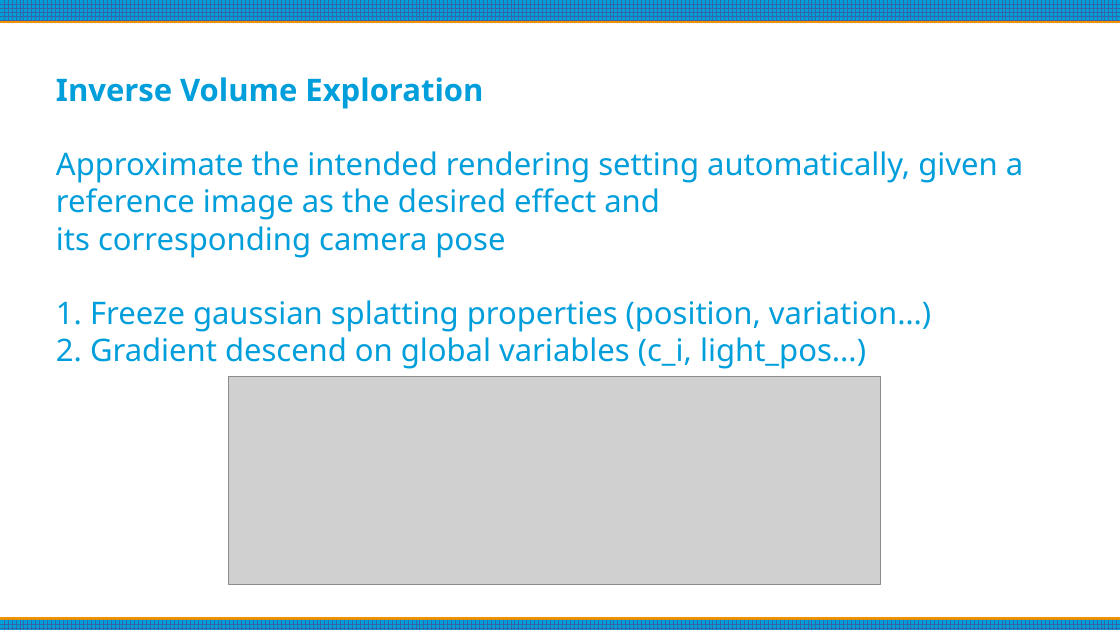
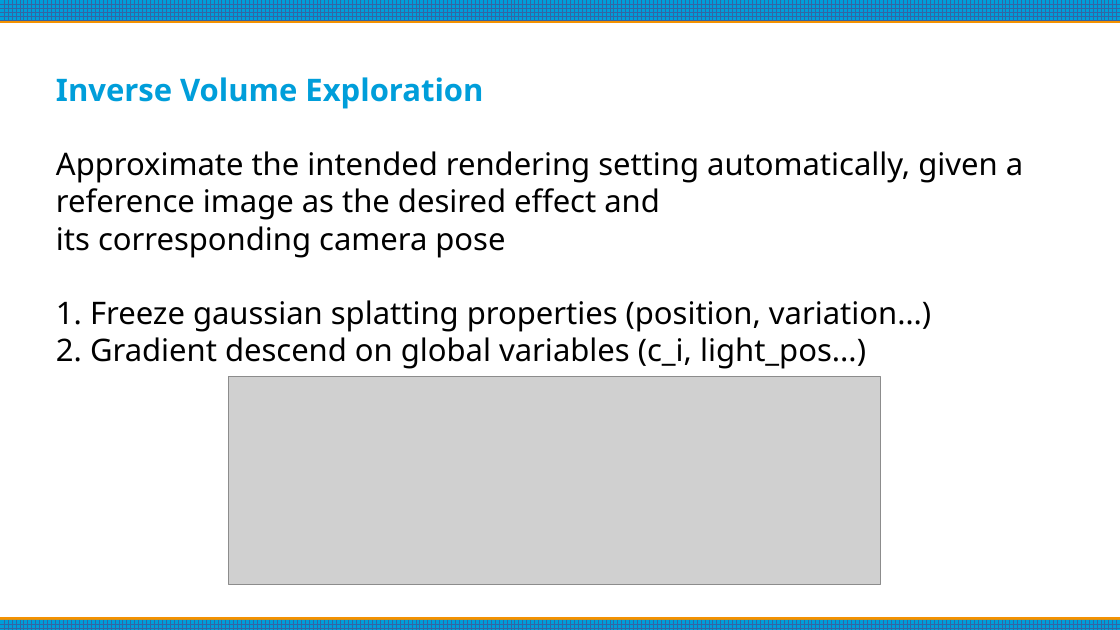
Before and after one commit to carlesmatoses/SV, a slide deck: slide 31 of presentacio/presentacio.odp (slide 27 before the commit). Drawn at 1120x630 pixels with LibreOffice and Linux fonts; fonts in the diff are those of the drawing; grey boxes stand for pictures. Boxes give left, top, right and bottom in pixels: in the first picture for what was removed or moved away, otherwise in the second. Text is boxed around its words. In the diff, an @@ line names an element or a change of style, - is before the commit and + after.

```diff
--- a/presentacio/presentacio.odp
+++ b/presentacio/presentacio.odp
@@ subtitle at (56,151,1023,369): text colour #009EDA to #000000 @@
```
Also in this commit, not shown: 9 other slides changed, 5 slides added, 1 slide removed, 1 other file.
